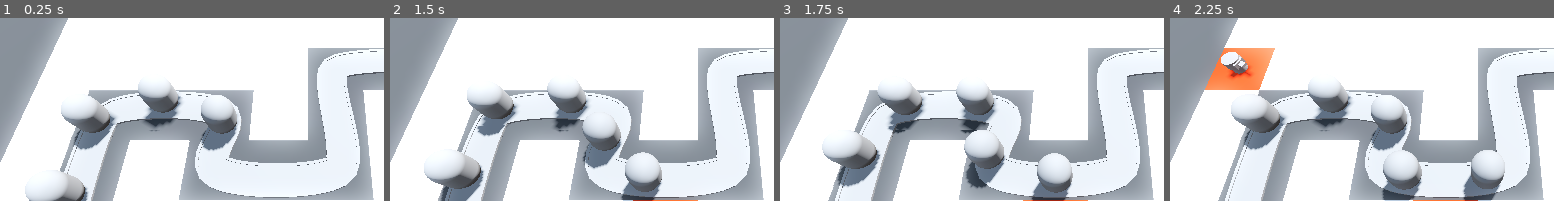
Above: before the commit, frames 1-4 (left to right).
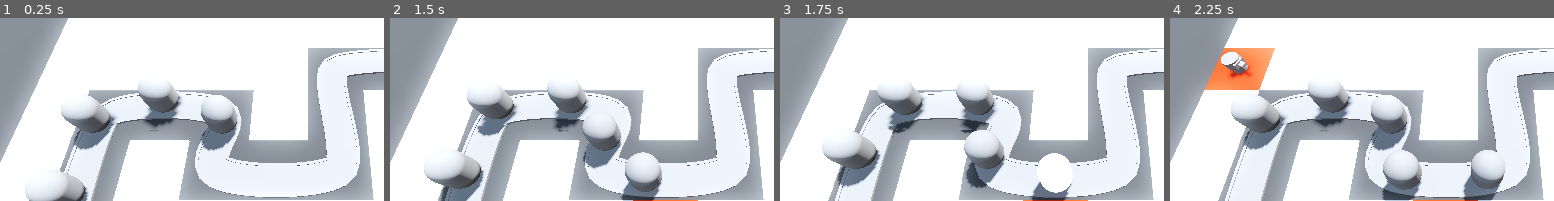
Above: after the commit, the same moments.

Repository: SugarF0x/barblast-3d
Game: Godot game, scene res://BaseLevel.tscn
Two runs of this game, one before a commit and one after it. Both use one fixed random seed, a clock stepped at 60 frames per second and the inputs below.
Inputs (mouse positions are % of the whole screen's width and height, from its top left):
- Up to frame 1 (0.25 s): no input
- Up to frame 2 (1.5 s): move the mouse to (43, 63) at 0.52 s; click (43, 63) at 0.6 s; move the mouse to (79, 57) at 1.27 s; click (79, 57) at 1.35 s
- Up to frame 3 (1.75 s): no input
- Up to frame 4 (2.25 s): move the mouse to (17, 20) at 2.02 s; click (17, 20) at 2.1 s
The pictures show only the part of the screen within x 8-58%, y 7-57%; the shares and areas given below are measured in that part.

Frames 1-2 are identical in both runs. In frame 3, 1.2% of the frame differs, in the area x 66-77%, y 74-96%; in frame 4, nothing differs.

Commit message:
add enemy damage taken animation

Diff:
--- a/Enemy/enemy.gd
+++ b/Enemy/enemy.gd
@@ -6,6 +6,7 @@
 
 @onready var base = get_tree().get_first_node_in_group("base")
 @onready var health_component: HealthComponent = $HealthComponent
+@onready var animation_player: AnimationPlayer = $AnimationPlayer
 
 
 func _process(delta: float) -> void:
@@ -18,6 +19,8 @@
 	queue_free()
 
 
-func take_damage(value: int): health_component.damage(value)
+func take_damage(value: int):
+	animation_player.play("DamageFlash")
+	health_component.damage(value)
 
 func _on_health_component_death() -> void: queue_free()
--- a/Enemy/enemy.tscn
+++ b/Enemy/enemy.tscn
@@ -1,11 +1,52 @@
-[gd_scene load_steps=5 format=3 uid="uid://butwu35p7bjro"]
+[gd_scene load_steps=9 format=3 uid="uid://butwu35p7bjro"]
 
 [ext_resource type="Script" path="res://Enemy/enemy.gd" id="1_npdv6"]
 [ext_resource type="PackedScene" uid="uid://b7eurym5yvwbn" path="res://components/HealthComponent.tscn" id="2_uyfef"]
 
+[sub_resource type="Animation" id="Animation_ouopp"]
+resource_name = "DamageFlash"
+length = 0.1
+tracks/0/type = "value"
+tracks/0/imported = false
+tracks/0/enabled = true
+tracks/0/path = NodePath(".:visible")
+tracks/0/interp = 1
+tracks/0/loop_wrap = true
+tracks/0/keys = {
+"times": PackedFloat32Array(0, 0.1),
+"transitions": PackedFloat32Array(1, 1),
+"update": 1,
+"values": [true, false]
+}
+
+[sub_resource type="Animation" id="Animation_vy7wn"]
+length = 0.001
+tracks/0/type = "value"
+tracks/0/imported = false
+tracks/0/enabled = true
+tracks/0/path = NodePath(".:visible")
+tracks/0/interp = 1
+tracks/0/loop_wrap = true
+tracks/0/keys = {
+"times": PackedFloat32Array(0),
+"transitions": PackedFloat32Array(1),
+"update": 1,
+"values": [false]
+}
+
+[sub_resource type="AnimationLibrary" id="AnimationLibrary_c45ir"]
+_data = {
+"DamageFlash": SubResource("Animation_ouopp"),
+"RESET": SubResource("Animation_vy7wn")
+}
+
 [sub_resource type="CapsuleMesh" id="CapsuleMesh_fg4r4"]
 radius = 1.0
 height = 3.0
+
+[sub_resource type="StandardMaterial3D" id="StandardMaterial3D_oa0sj"]
+no_depth_test = true
+shading_mode = 0
 
 [sub_resource type="CapsuleShape3D" id="CapsuleShape3D_7c1q6"]
 radius = 1.0
@@ -19,8 +60,20 @@
 [node name="HealthComponent" parent="." instance=ExtResource("2_uyfef")]
 max_health = 2
 
+[node name="AnimationPlayer" type="AnimationPlayer" parent="."]
+root_node = NodePath("../DamageHighlight")
+libraries = {
+"": SubResource("AnimationLibrary_c45ir")
+}
+
 [node name="MeshInstance3D" type="MeshInstance3D" parent="."]
 transform = Transform3D(1, 0, 0, 0, 1, 0, 0, 0, 1, 0, 1.5, 0)
+mesh = SubResource("CapsuleMesh_fg4r4")
+
+[node name="DamageHighlight" type="MeshInstance3D" parent="."]
+transform = Transform3D(1, 0, 0, 0, 1, 0, 0, 0, 1, 0, 1.5, 0)
+visible = false
+material_override = SubResource("StandardMaterial3D_oa0sj")
 mesh = SubResource("CapsuleMesh_fg4r4")
 
 [node name="Area3D" type="Area3D" parent="." groups=["enemy_area"]]
